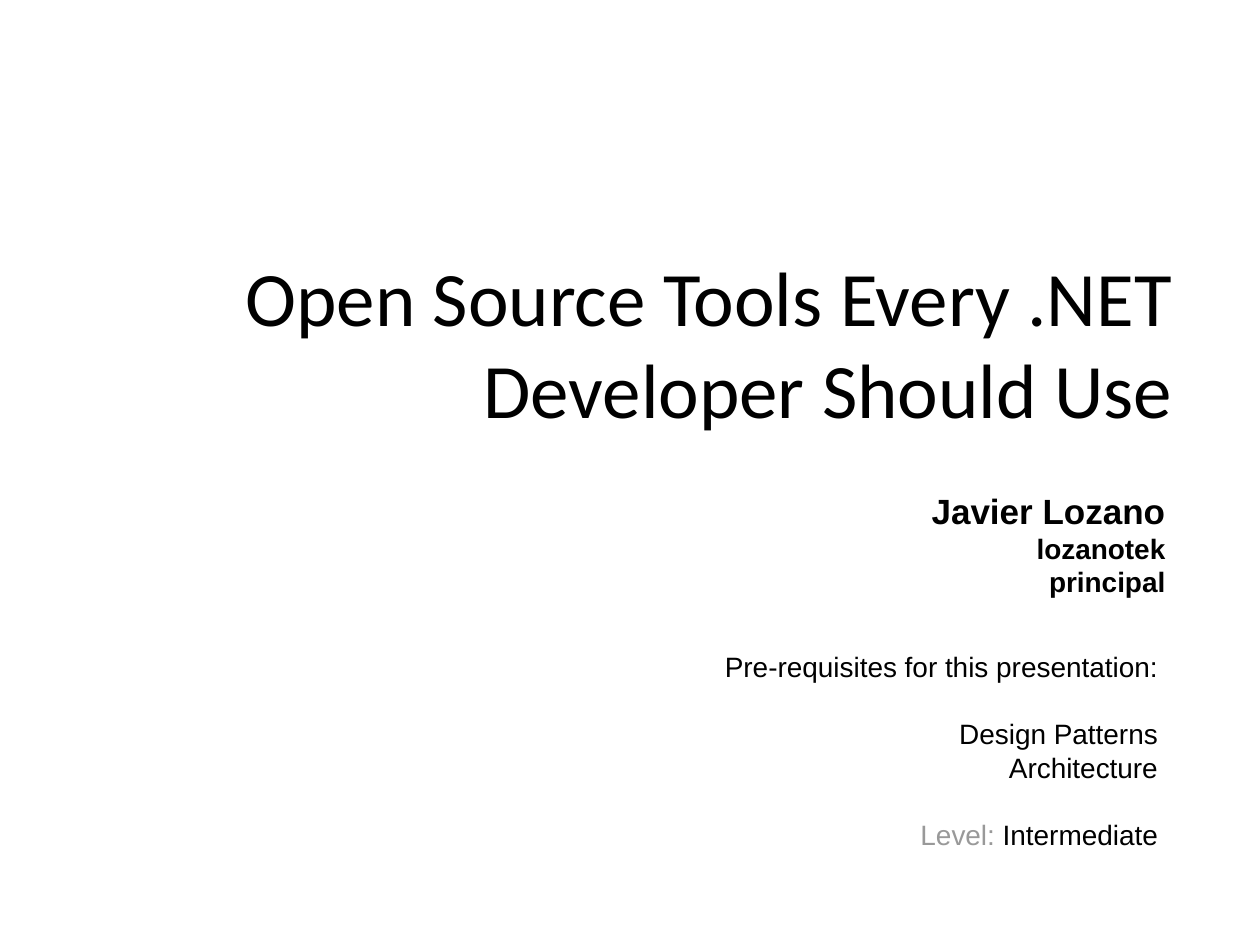
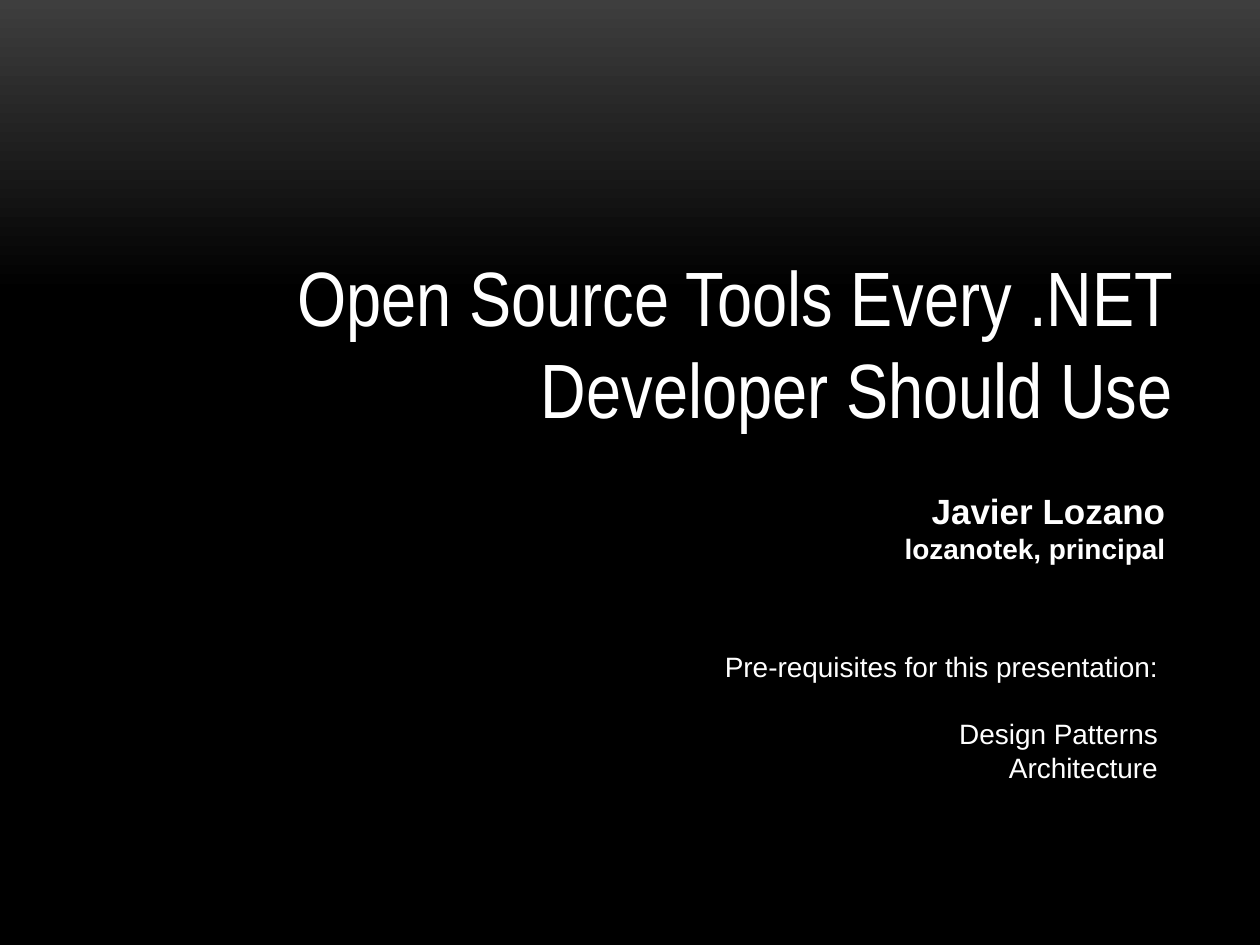
Before and after one commit to lozanotek/opensource, a slide deck: slide 1 of slides/open_source.pptx. Drawn at 1260x945 pixels with LibreOffice and Linux fonts; fonts in the diff are those of the drawing. Boxes give left, top, right and bottom in pixels: in the first picture for what was removed or moved away, otherwise in the second. Text is boxed around its words. In the diff, an @@ line names an element or a change of style, - is before the commit and + after.

```diff
--- a/slides/open_source.pptx
+++ b/slides/open_source.pptx
@@ background #FFFFFF to gradient #3F3F3F to #000000 @@
@@ text "Open Source Tools Every .NET ..." at bbox=[297, 270, 1173, 433]: font Calibri to Arial Narrow, text colour #000000 to #FFFFFF @@
@@ text at bbox=[932, 498, 1166, 525]: text colour #000000 to #FFFFFF in "Javier Lozano" @@
@@ text at bbox=[905, 538, 1165, 564]: text changed; text colour #000000 to #FFFFFF @@
-lozanotek
-principal
+lozanotek, principal
@@ text "Pre-requisites for this presentation:" at bbox=[725, 656, 1158, 779]: text colour #000000 to #FFFFFF @@
@@ text at bbox=[920, 824, 1158, 846]: paragraph removed @@
-Level: Intermediate
```
Also in this commit, not shown: 38 other slides changed, 5 slides added, 1 slide removed.
